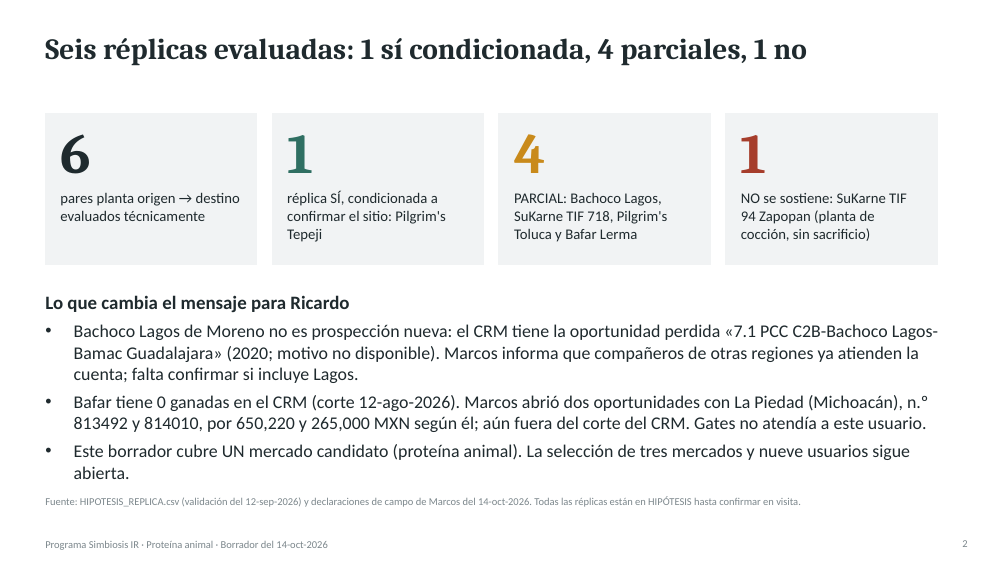
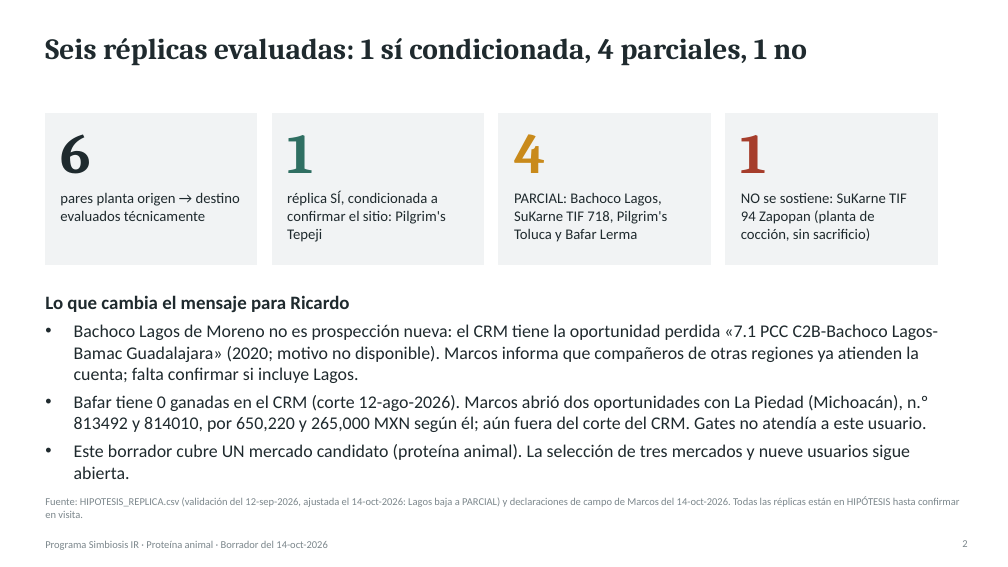
Before and after one commit to Marckqalex/Simbiosis-IR, a slide deck: slide 2 of entregables/Simbiosis_IR_Proteina_Animal_Entregable1.pptx. Drawn at 1008x567 pixels with LibreOffice and Linux fonts; fonts in the diff are those of the drawing. Boxes give left, top, right and bottom in pixels: in the first picture for what was removed or moved away, otherwise in the second. Text is boxed around its words. In the diff, an @@ line names an element or a change of style, - is before the commit and + after.

```diff
--- a/entregables/Simbiosis_IR_Proteina_Animal_Entregable1.pptx
+++ b/entregables/Simbiosis_IR_Proteina_Animal_Entregable1.pptx
@@ text at [45,497,960,518]: text changed @@
-Fuente: HIPOTESIS_REPLICA.csv (validación del 12-sep-2026) y declaraciones de campo de Marcos del 14-oct-2026. Todas las réplicas están en HIPÓTESIS hasta confirmar en visita.
+Fuente: HIPOTESIS_REPLICA.csv (validación del 12-sep-2026, ajustada el 14-oct-2026: Lagos baja a PARCIAL) y declaraciones de campo de Marcos del 14-oct-2026. Todas las réplicas están en HIPÓTESIS hasta confirmar en visita.
```
Also in this commit, not shown: 5 other slides changed, 4 other files.
